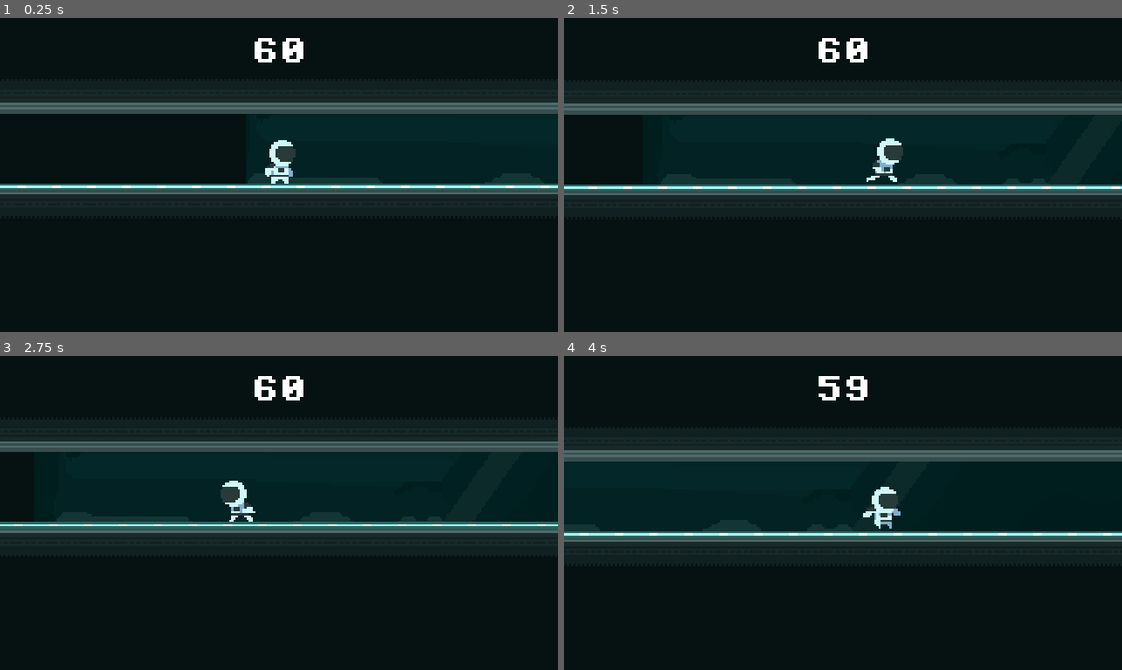
Above: before the commit, frames 1-4 (two rows, left to right).
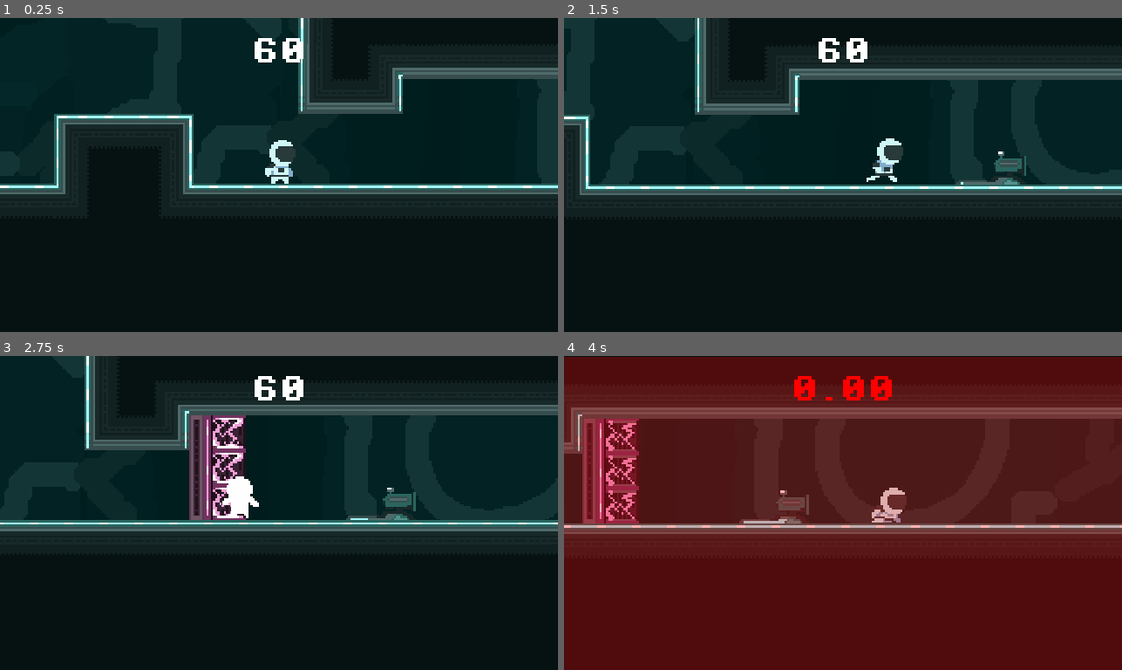
Above: after the commit, the same moments.

Repository: Serial-Cyn/patch-it-up
Game: Godot game, scene res://levels/level_2.tscn
The game is run twice, just before and just after one commit, with the same random seed, the same clock (stepped at 60 frames per second) and the same inputs. This scene is started directly instead of the project's main scene.
Inputs:
- Up to frame 1 (0.25 s): no input
- Up to frame 2 (1.5 s): hold D (move_right) from 0.53 s (still down); tap W (jump) at 0.77 s
- Up to frame 3 (2.75 s): tap W (jump) at 1.52 s; release D (move_right) at 2.03 s; hold A (move_left) from 2.03 s (still down)
- Up to frame 4 (4 s): release A (move_left) at 2.78 s; hold D (move_right) from 2.78 s (still down); tap W (jump) at 3.02, 3.77 s

The runs differ from the first frame. In frame 1, 11% of the frame differs, in the area x 0-100%, y 0-57%; in frame 2, 9.4%; in frame 3, 13%; in frame 4, 100%, in the area x 0-100%, y 0-100%.

Commit message:
Added Turret

Diff:
--- a/levels/level_2.tscn
+++ b/levels/level_2.tscn
@@ -18,6 +18,7 @@
 [ext_resource type="PackedScene" uid="uid://k7rf7v6y40xi" path="res://scenes/sound_effects.tscn" id="10_ndgrd"]
 [ext_resource type="Script" uid="uid://difx7c61kl5kw" path="res://scripts/trap/chamber_3.gd" id="11_k2aru"]
 [ext_resource type="PackedScene" uid="uid://bifhlpp7an5bf" path="res://scenes/boss.tscn" id="17_uo0vl"]
+[ext_resource type="PackedScene" uid="uid://d2wagsfie21w0" path="res://scenes/turret.tscn" id="19_ndgrd"]
 
 [sub_resource type="TileSetAtlasSource" id="TileSetAtlasSource_bt44k"]
 texture = ExtResource("3_hbb88")
@@ -221,6 +222,21 @@
 [sub_resource type="RectangleShape2D" id="RectangleShape2D_5orea"]
 size = Vector2(48, 6.5)
 
+[sub_resource type="Animation" id="Animation_w200a"]
+length = 0.001
+tracks/0/type = "value"
+tracks/0/imported = false
+tracks/0/enabled = true
+tracks/0/path = NodePath(".:rotation")
+tracks/0/interp = 1
+tracks/0/loop_wrap = true
+tracks/0/keys = {
+"times": PackedFloat32Array(0),
+"transitions": PackedFloat32Array(1),
+"update": 0,
+"values": [0.0]
+}
+
 [sub_resource type="Animation" id="Animation_0ourt"]
 resource_name = "rotate"
 length = 3.0
@@ -237,25 +253,25 @@
 "values": [0.0, -1.5708, 0.0]
 }
 
-[sub_resource type="Animation" id="Animation_w200a"]
+[sub_resource type="AnimationLibrary" id="AnimationLibrary_uo0vl"]
+_data = {
+&"RESET": SubResource("Animation_w200a"),
+&"rotate": SubResource("Animation_0ourt")
+}
+
+[sub_resource type="Animation" id="Animation_ndgrd"]
 length = 0.001
 tracks/0/type = "value"
 tracks/0/imported = false
 tracks/0/enabled = true
-tracks/0/path = NodePath(".:rotation")
+tracks/0/path = NodePath(".:position")
 tracks/0/interp = 1
 tracks/0/loop_wrap = true
 tracks/0/keys = {
 "times": PackedFloat32Array(0),
 "transitions": PackedFloat32Array(1),
 "update": 0,
-"values": [0.0]
-}
-
-[sub_resource type="AnimationLibrary" id="AnimationLibrary_uo0vl"]
-_data = {
-&"RESET": SubResource("Animation_w200a"),
-&"rotate": SubResource("Animation_0ourt")
+"values": [Vector2(662, -23)]
 }
 
 [sub_resource type="Animation" id="Animation_k2aru"]
@@ -273,7 +289,19 @@
 "values": [Vector2(662, -23), Vector2(485, -23)]
 }
 
-[sub_resource type="Animation" id="Animation_ndgrd"]
+[sub_resource type="AnimationLibrary" id="AnimationLibrary_h351q"]
+_data = {
+&"RESET": SubResource("Animation_ndgrd"),
+&"move": SubResource("Animation_k2aru")
+}
+
+[sub_resource type="RectangleShape2D" id="RectangleShape2D_0ourt"]
+size = Vector2(160, 16.5)
+
+[sub_resource type="RectangleShape2D" id="RectangleShape2D_w200a"]
+size = Vector2(13, 48)
+
+[sub_resource type="Animation" id="Animation_h351q"]
 length = 0.001
 tracks/0/type = "value"
 tracks/0/imported = false
@@ -285,20 +313,8 @@
 "times": PackedFloat32Array(0),
 "transitions": PackedFloat32Array(1),
 "update": 0,
-"values": [Vector2(662, -23)]
-}
-
-[sub_resource type="AnimationLibrary" id="AnimationLibrary_h351q"]
-_data = {
-&"RESET": SubResource("Animation_ndgrd"),
-&"move": SubResource("Animation_k2aru")
-}
-
-[sub_resource type="RectangleShape2D" id="RectangleShape2D_0ourt"]
-size = Vector2(160, 16.5)
-
-[sub_resource type="RectangleShape2D" id="RectangleShape2D_w200a"]
-size = Vector2(13, 48)
+"values": [Vector2(1019, -24)]
+}
 
 [sub_resource type="Animation" id="Animation_uo0vl"]
 resource_name = "move"
@@ -316,7 +332,13 @@
 "values": [Vector2(1019, -24), Vector2(805, -24)]
 }
 
-[sub_resource type="Animation" id="Animation_h351q"]
+[sub_resource type="AnimationLibrary" id="AnimationLibrary_dpc8t"]
+_data = {
+&"RESET": SubResource("Animation_h351q"),
+&"move": SubResource("Animation_uo0vl")
+}
+
+[sub_resource type="Animation" id="Animation_itbe0"]
 length = 0.001
 tracks/0/type = "value"
 tracks/0/imported = false
@@ -328,13 +350,7 @@
 "times": PackedFloat32Array(0),
 "transitions": PackedFloat32Array(1),
 "update": 0,
-"values": [Vector2(1019, -24)]
-}
-
-[sub_resource type="AnimationLibrary" id="AnimationLibrary_dpc8t"]
-_data = {
-&"RESET": SubResource("Animation_h351q"),
-&"move": SubResource("Animation_uo0vl")
+"values": [Vector2(808, 5)]
 }
 
 [sub_resource type="Animation" id="Animation_ngvhw"]
@@ -353,21 +369,6 @@
 "values": [Vector2(808, 5), Vector2(808, -123)]
 }
 
-[sub_resource type="Animation" id="Animation_itbe0"]
-length = 0.001
-tracks/0/type = "value"
-tracks/0/imported = false
-tracks/0/enabled = true
-tracks/0/path = NodePath(".:position")
-tracks/0/interp = 1
-tracks/0/loop_wrap = true
-tracks/0/keys = {
-"times": PackedFloat32Array(0),
-"transitions": PackedFloat32Array(1),
-"update": 0,
-"values": [Vector2(808, 5)]
-}
-
 [sub_resource type="AnimationLibrary" id="AnimationLibrary_xrja0"]
 _data = {
 &"RESET": SubResource("Animation_itbe0"),
@@ -564,6 +565,34 @@
 
 [node name="TriggerArea" type="Area2D" parent="Traps/Chamber3/DeathPlatform"]
 
+[node name="Area2D2" type="Area2D" parent="Traps/Chamber3"]
+position = Vector2(380, 0)
+
+[node name="CollisionShape2D" type="CollisionShape2D" parent="Traps/Chamber3/Area2D2"]
+position = Vector2(1775, -104)
+rotation = 1.5708
+shape = SubResource("RectangleShape2D_dpc8t")
+
+[node name="DeathPlatform2" type="Node2D" parent="Traps/Chamber3"]
+position = Vector2(1195, -83)
+
+[node name="Platform" parent="Traps/Chamber3/DeathPlatform2" instance=ExtResource("6_hbb88")]
+position = Vector2(1016, -21)
+rotation = -1.5708
+
+[node name="Spikes" type="Node2D" parent="Traps/Chamber3/DeathPlatform2/Platform"]
+
+[node name="Spike" parent="Traps/Chamber3/DeathPlatform2/Platform/Spikes" instance=ExtResource("5_vm7no")]
+position = Vector2(-16.0001, -12.9999)
+
+[node name="Spike2" parent="Traps/Chamber3/DeathPlatform2/Platform/Spikes" instance=ExtResource("5_vm7no")]
+position = Vector2(-7.15256e-05, -13)
+
+[node name="Spike3" parent="Traps/Chamber3/DeathPlatform2/Platform/Spikes" instance=ExtResource("5_vm7no")]
+position = Vector2(15.9999, -13.0001)
+
+[node name="TriggerArea" type="Area2D" parent="Traps/Chamber3/DeathPlatform2"]
+
 [node name="Spikes" type="Node2D" parent="."]
 
 [node name="Spike" parent="Spikes" instance=ExtResource("5_vm7no")]
@@ -600,7 +629,7 @@
 
 [node name="Player" parent="." instance=ExtResource("5_5orea")]
 unique_name_in_owner = true
-position = Vector2(-97, -4)
+position = Vector2(1671, -84)
 
 [node name="MainCamera" type="Camera2D" parent="Player"]
 zoom = Vector2(2.5, 2.5)
@@ -671,6 +700,9 @@
 wait_time = 3.0
 one_shot = true
 autostart = true
+
+[node name="turret" parent="." instance=ExtResource("19_ndgrd")]
+position = Vector2(1824, -88)
 
 [connection signal="timeout" from="GameManager/CorruptionTimer" to="GameManager" method="_on_corruption_timer_timeout"]
 [connection signal="timeout" from="GameManager/RestartTimer" to="GameManager" method="_on_restart_timer_timeout"]
@@ -683,6 +715,7 @@
 [connection signal="body_entered" from="Traps/Chamber2/Spike5/LastSpikeDeath" to="Traps/Chamber2" method="_on_last_spike_death_body_entered"]
 [connection signal="body_entered" from="Traps/Chamber3/Area2D" to="Traps/Chamber3" method="_on_area_2d_body_entered"]
 [connection signal="body_exited" from="Traps/Chamber3/Area2D" to="Traps/Chamber3" method="_on_area_2d_body_exited"]
+[connection signal="body_entered" from="Traps/Chamber3/Area2D2" to="Traps/Chamber3" method="_on_area_2d_2_body_entered"]
 [connection signal="body_entered" from="Patch/RunTrigger" to="Patch" method="_on_run_trigger_body_entered"]
 [connection signal="timeout" from="Patch/StopTimer" to="Patch" method="_on_stop_timer_timeout"]
 [connection signal="timeout" from="StartGame" to="." method="_on_start_game_timeout"]
--- /dev/null
+++ b/scenes/turret.tscn
@@ -0,0 +1,230 @@
+[gd_scene load_steps=31 format=3 uid="uid://d2wagsfie21w0"]
+
+[ext_resource type="Script" uid="uid://dxa3dyprriaxo" path="res://scripts/turret.gd" id="1_el7wl"]
+[ext_resource type="Texture2D" uid="uid://cm7om3aecoq0r" path="res://assets/sprites/patch-turret_spritesheet.png" id="2_485p4"]
+
+[sub_resource type="AtlasTexture" id="AtlasTexture_485p4"]
+atlas = ExtResource("2_485p4")
+region = Rect2(0, 0, 48, 16)
+
+[sub_resource type="AtlasTexture" id="AtlasTexture_pp6j5"]
+atlas = ExtResource("2_485p4")
+region = Rect2(48, 0, 48, 16)
+
+[sub_resource type="AtlasTexture" id="AtlasTexture_6fjxm"]
+atlas = ExtResource("2_485p4")
+region = Rect2(96, 0, 48, 16)
+
+[sub_resource type="AtlasTexture" id="AtlasTexture_dirdf"]
+atlas = ExtResource("2_485p4")
+region = Rect2(144, 0, 48, 16)
+
+[sub_resource type="AtlasTexture" id="AtlasTexture_mqfwu"]
+atlas = ExtResource("2_485p4")
+region = Rect2(0, 16, 48, 16)
+
+[sub_resource type="AtlasTexture" id="AtlasTexture_0dv4j"]
+atlas = ExtResource("2_485p4")
+region = Rect2(48, 16, 48, 16)
+
+[sub_resource type="AtlasTexture" id="AtlasTexture_tg0ex"]
+atlas = ExtResource("2_485p4")
+region = Rect2(96, 16, 48, 16)
+
+[sub_resource type="AtlasTexture" id="AtlasTexture_eo4u0"]
+atlas = ExtResource("2_485p4")
+region = Rect2(144, 16, 48, 16)
+
+[sub_resource type="AtlasTexture" id="AtlasTexture_6k4ik"]
+atlas = ExtResource("2_485p4")
+region = Rect2(0, 32, 48, 16)
+
+[sub_resource type="AtlasTexture" id="AtlasTexture_fp1kq"]
+atlas = ExtResource("2_485p4")
+region = Rect2(48, 32, 48, 16)
+
+[sub_resource type="AtlasTexture" id="AtlasTexture_726tt"]
+atlas = ExtResource("2_485p4")
+region = Rect2(96, 32, 48, 16)
+
+[sub_resource type="AtlasTexture" id="AtlasTexture_8c4bs"]
+atlas = ExtResource("2_485p4")
+region = Rect2(144, 32, 48, 16)
+
+[sub_resource type="AtlasTexture" id="AtlasTexture_0mdkh"]
+atlas = ExtResource("2_485p4")
+region = Rect2(0, 48, 48, 16)
+
+[sub_resource type="AtlasTexture" id="AtlasTexture_ue5km"]
+atlas = ExtResource("2_485p4")
+region = Rect2(48, 48, 48, 16)
+
+[sub_resource type="AtlasTexture" id="AtlasTexture_mpvso"]
+atlas = ExtResource("2_485p4")
+region = Rect2(96, 48, 48, 16)
+
+[sub_resource type="AtlasTexture" id="AtlasTexture_el7wl"]
+atlas = ExtResource("2_485p4")
+region = Rect2(0, 0, 48, 16)
+
+[sub_resource type="AtlasTexture" id="AtlasTexture_137wx"]
+atlas = ExtResource("2_485p4")
+region = Rect2(96, 48, 48, 16)
+
+[sub_resource type="AtlasTexture" id="AtlasTexture_iacx2"]
+atlas = ExtResource("2_485p4")
+region = Rect2(144, 48, 48, 16)
+
+[sub_resource type="AtlasTexture" id="AtlasTexture_d25s7"]
+atlas = ExtResource("2_485p4")
+region = Rect2(0, 64, 48, 16)
+
+[sub_resource type="AtlasTexture" id="AtlasTexture_jbyhu"]
+atlas = ExtResource("2_485p4")
+region = Rect2(48, 64, 48, 16)
+
+[sub_resource type="AtlasTexture" id="AtlasTexture_8a46y"]
+atlas = ExtResource("2_485p4")
+region = Rect2(96, 64, 48, 16)
+
+[sub_resource type="AtlasTexture" id="AtlasTexture_v6fyb"]
+atlas = ExtResource("2_485p4")
+region = Rect2(144, 64, 48, 16)
+
+[sub_resource type="AtlasTexture" id="AtlasTexture_eyt2e"]
+atlas = ExtResource("2_485p4")
+region = Rect2(0, 80, 48, 16)
+
+[sub_resource type="AtlasTexture" id="AtlasTexture_o5hdl"]
+atlas = ExtResource("2_485p4")
+region = Rect2(48, 80, 48, 16)
+
+[sub_resource type="AtlasTexture" id="AtlasTexture_5hppf"]
+atlas = ExtResource("2_485p4")
+region = Rect2(96, 80, 48, 16)
+
+[sub_resource type="AtlasTexture" id="AtlasTexture_7cncu"]
+atlas = ExtResource("2_485p4")
+region = Rect2(144, 80, 48, 16)
+
+[sub_resource type="SpriteFrames" id="SpriteFrames_v6fyb"]
+animations = [{
+"frames": [{
+"duration": 1.0,
+"texture": SubResource("AtlasTexture_485p4")
+}, {
+"duration": 1.0,
+"texture": SubResource("AtlasTexture_pp6j5")
+}, {
+"duration": 1.0,
+"texture": SubResource("AtlasTexture_6fjxm")
+}, {
+"duration": 1.0,
+"texture": SubResource("AtlasTexture_dirdf")
+}, {
+"duration": 1.0,
+"texture": SubResource("AtlasTexture_mqfwu")
+}, {
+"duration": 1.0,
+"texture": SubResource("AtlasTexture_0dv4j")
+}, {
+"duration": 1.0,
+"texture": SubResource("AtlasTexture_tg0ex")
+}, {
+"duration": 1.0,
+"texture": SubResource("AtlasTexture_eo4u0")
+}, {
+"duration": 1.0,
+"texture": SubResource("AtlasTexture_6k4ik")
+}, {
+"duration": 1.0,
+"texture": SubResource("AtlasTexture_fp1kq")
+}, {
+"duration": 1.0,
+"texture": SubResource("AtlasTexture_726tt")
+}, {
+"duration": 1.0,
+"texture": SubResource("AtlasTexture_8c4bs")
+}, {
+"duration": 1.0,
+"texture": SubResource("AtlasTexture_0mdkh")
+}, {
+"duration": 1.0,
+"texture": SubResource("AtlasTexture_ue5km")
+}, {
+"duration": 1.0,
+"texture": SubResource("AtlasTexture_mpvso")
+}],
+"loop": false,
+"name": &"charge",
+"speed": 10.0
+}, {
+"frames": [{
+"duration": 1.0,
+"texture": SubResource("AtlasTexture_el7wl")
+}],
+"loop": true,
+"name": &"idle",
+"speed": 5.0
+}, {
+"frames": [{
+"duration": 1.0,
+"texture": SubResource("AtlasTexture_137wx")
+}, {
+"duration": 1.0,
+"texture": SubResource("AtlasTexture_iacx2")
+}, {
+"duration": 1.0,
+"texture": SubResource("AtlasTexture_d25s7")
+}, {
+"duration": 1.0,
+"texture": SubResource("AtlasTexture_jbyhu")
+}, {
+"duration": 1.0,
+"texture": SubResource("AtlasTexture_8a46y")
+}, {
+"duration": 1.0,
+"texture": SubResource("AtlasTexture_v6fyb")
+}, {
+"duration": 1.0,
+"texture": SubResource("AtlasTexture_eyt2e")
+}, {
+"duration": 1.0,
+"texture": SubResource("AtlasTexture_o5hdl")
+}, {
+"duration": 1.0,
+"texture": SubResource("AtlasTexture_5hppf")
+}, {
+"duration": 1.0,
+"texture": SubResource("AtlasTexture_7cncu")
+}],
+"loop": false,
+"name": &"shoot",
+"speed": 10.0
+}]
+
+[sub_resource type="RectangleShape2D" id="RectangleShape2D_eyt2e"]
+size = Vector2(24, 15)
+
+[node name="turret" type="Area2D"]
+script = ExtResource("1_el7wl")
+
+[node name="AnimatedSprite2D" type="AnimatedSprite2D" parent="."]
+sprite_frames = SubResource("SpriteFrames_v6fyb")
+animation = &"shoot"
+autoplay = "idle"
+frame = 9
+frame_progress = 1.0
+
+[node name="gun_area" type="CollisionShape2D" parent="."]
+position = Vector2(-13, 0.5)
+shape = SubResource("RectangleShape2D_eyt2e")
+
+[node name="ShootCooldown" type="Timer" parent="."]
+wait_time = 2.0
+one_shot = true
+
+[connection signal="body_entered" from="." to="." method="_on_body_entered"]
+[connection signal="body_exited" from="." to="." method="_on_body_exited"]
+[connection signal="animation_finished" from="AnimatedSprite2D" to="." method="_on_animated_sprite_2d_animation_finished"]
+[connection signal="timeout" from="ShootCooldown" to="." method="_on_shoot_cooldown_timeout"]
--- a/scripts/boss.gd
+++ b/scripts/boss.gd
@@ -19,15 +19,17 @@
 	move_and_slide()
 
 func follow_player(delta):
-	player_pos = player.global_position
+	player_pos = player.position
+
+	animated_sprite_2d.play("walk")
 
 	if player_pos.x > self.global_position.x:
 		velocity.x += SPEED * delta
+		animated_sprite_2d.flip_h = true
+
+	elif player_pos.x < self.global_position.x:
+		velocity.x -= SPEED * delta
 		animated_sprite_2d.flip_h = false
-
-	elif player_pos.x == self.global_position.x:
-		velocity.x -= SPEED * delta
-		animated_sprite_2d.flip_h = true
 
 
 func _on_hurt_box_body_entered(body: Node2D) -> void:
--- a/scripts/trap/chamber_3.gd
+++ b/scripts/trap/chamber_3.gd
@@ -3,12 +3,15 @@
 @onready var death_platform: Node2D = $DeathPlatform
 @onready var spikes: Node2D = $DeathPlatform/Platform/Spikes
 @onready var sound_effects: AudioStreamPlayer2D = %SoundEffects
+@onready var death_platform_2: Node2D = $DeathPlatform2
+@onready var spikes2: Node2D = $DeathPlatform2/Platform/Spikes
 
 var triggered : bool = false
 var trigger_count : int = 0
 
 func _ready() -> void:
 	trigger_trap()
+	block_patch(false)
 
 
 func trigger_trap():
@@ -18,6 +21,13 @@
 		spike.get_node("HurtBox").monitoring = triggered
 		spike.get_node("Collider").disabled = !triggered
 
+
+func block_patch(show : bool):
+	death_platform_2.visible = show
+
+	for spike in spikes2.get_children():
+		spike.get_node("HurtBox").monitoring = show
+		spike.get_node("Collider").disabled = !show
 
 func _on_area_2d_body_entered(body: Node2D) -> void:
 	if body.is_in_group("Player"):
@@ -34,3 +44,7 @@
 func _on_area_2d_body_exited(body: Node2D) -> void:
 	if body.is_in_group("Player"):
 		trigger_count += 1
+
+
+func _on_area_2d_2_body_entered(body: Node2D) -> void:
+	block_patch(true)
--- /dev/null
+++ b/scripts/turret.gd
@@ -0,0 +1,43 @@
+extends Area2D
+
+@onready var animated_sprite_2d: AnimatedSprite2D = $AnimatedSprite2D
+@onready var shoot_cooldown: Timer = $ShootCooldown
+
+
+var in_gun_zone : bool = false
+var shoot : bool = false
+var is_gun_cooldowned : bool = true
+
+func _process(delta: float) -> void:
+	if shoot:
+		animated_sprite_2d.play("shoot")
+
+	elif in_gun_zone and is_gun_cooldowned:
+		animated_sprite_2d.play("charge")
+
+	else:
+		animated_sprite_2d.pause()
+
+
+func _on_body_entered(body: Node2D) -> void:
+	if body.is_in_group("Player"):
+		in_gun_zone = true
+
+
+func _on_body_exited(body: Node2D) -> void:
+	if body.is_in_group("Player"):
+		in_gun_zone = false
+
+
+func _on_animated_sprite_2d_animation_finished() -> void:
+	if animated_sprite_2d.animation == "charge":
+		shoot = true
+
+	if animated_sprite_2d.animation == "shoot":
+		shoot_cooldown.start()
+		is_gun_cooldowned = false
+		shoot = false
+
+
+func _on_shoot_cooldown_timeout() -> void:
+	is_gun_cooldowned = true
Not shown: 1 places in levels/level_2.tscn that only renumber resources
Not shown, added: scripts/turret.gd.uid
